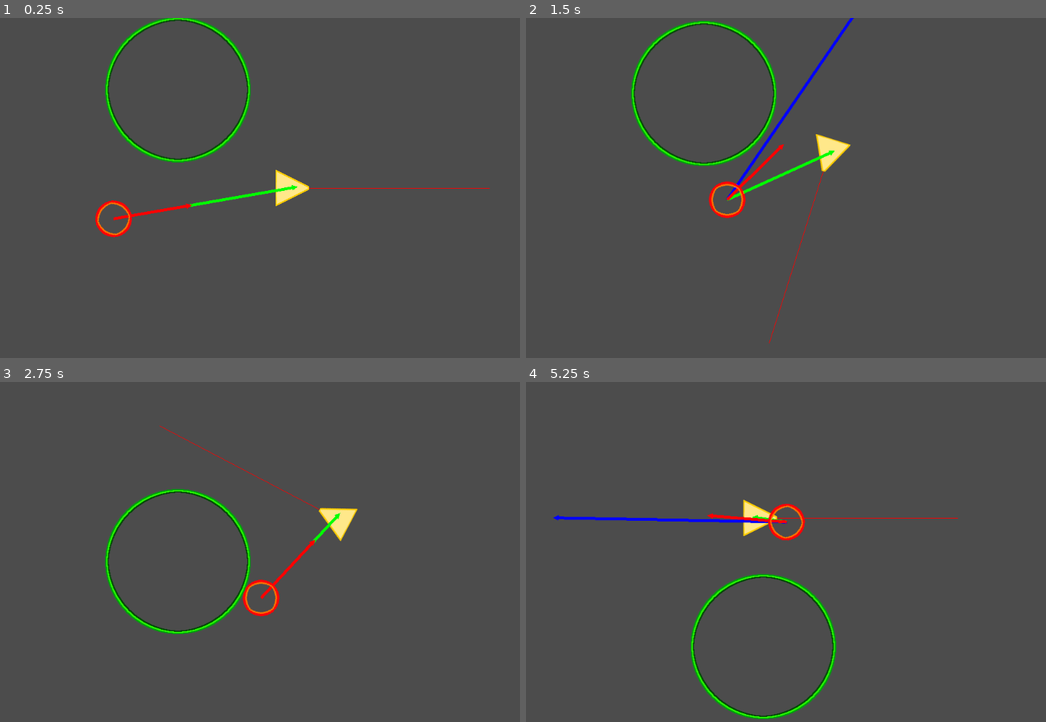
Above: before the commit, frames 1-4 (two rows, left to right).
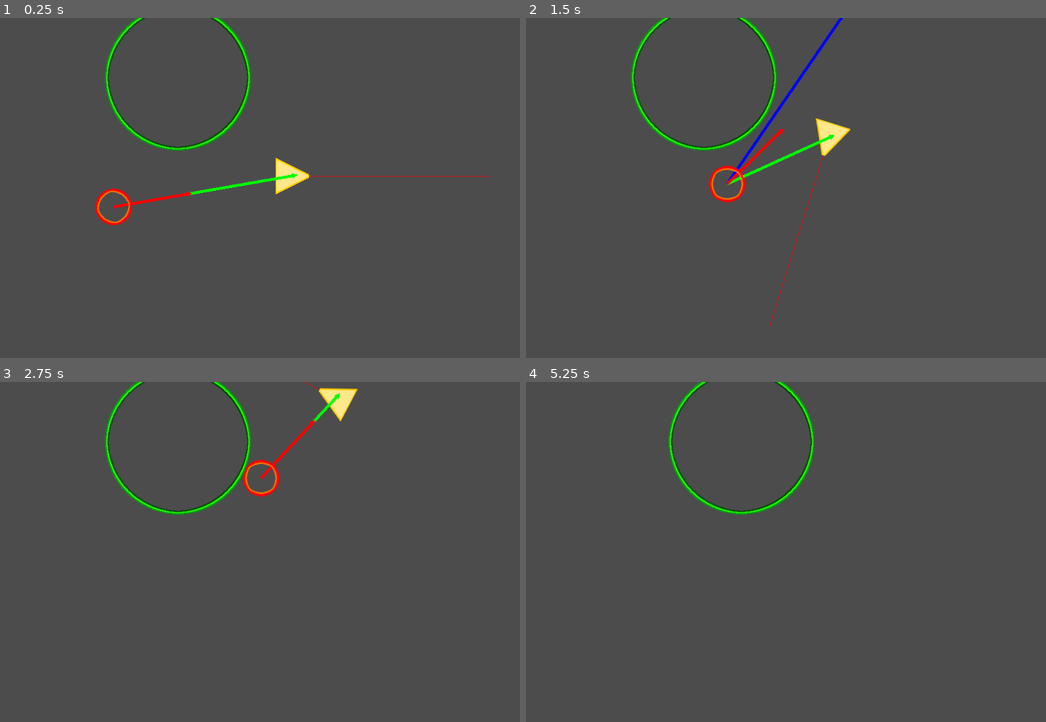
Above: after the commit, the same moments.

Repository: concernedsyndicate/AI
Game: Godot game, scene res://MainScene.tscn
Two runs of this game, one before a commit and one after it. Both use one fixed random seed, a clock stepped at 60 frames per second and the inputs below.
Inputs:
- Up to frame 1 (0.25 s): no input
- Up to frame 2 (1.5 s): hold Right (ui_right) 0.53-1.28 s; hold Down (ui_down) from 1.28 s (still down)
- Up to frame 3 (2.75 s): release Down (ui_down) at 2.03 s; hold Right (ui_right) from 2.03 s (still down)
- Up to frame 4 (5.25 s): release Right (ui_right) at 2.78 s; hold Up (ui_up) 2.78-3.53 s; hold Left (ui_left) 3.53-5.03 s; hold Down (ui_down) from 5.03 s (still down)

The runs differ from the first frame. In frame 1, 3.8% of the frame differs, in the area x 18-95%, y 0-65%; in frame 2, 4.5%, in the area x 20-64%, y 0-96%; in frame 3, 3.9%; in frame 4, 3.3%.

Commit message:
Added map bounds

Diff:
--- a/MainScene.tscn
+++ b/MainScene.tscn
@@ -1,21 +1,25 @@
-[gd_scene load_steps=5 format=2]
+[gd_scene load_steps=6 format=2]
 
-[ext_resource path="res://Nodes/Player.tscn" type="PackedScene" id=1]
-[ext_resource path="res://Nodes/Monster.tscn" type="PackedScene" id=2]
-[ext_resource path="res://Scripts/Monster.gd" type="Script" id=3]
-[ext_resource path="res://Nodes/Obstacle.tscn" type="PackedScene" id=4]
+[ext_resource path="res://Scripts/MapSettings.gd" type="Script" id=1]
+[ext_resource path="res://Nodes/Player.tscn" type="PackedScene" id=2]
+[ext_resource path="res://Nodes/Monster.tscn" type="PackedScene" id=3]
+[ext_resource path="res://Scripts/Monster.gd" type="Script" id=4]
+[ext_resource path="res://Nodes/Obstacle.tscn" type="PackedScene" id=5]
 
-[node name="Node2D" type="Node2D"]
+[node name="Game" type="Node2D"]
 
-[node name="Player" parent="." instance=ExtResource( 1 )]
+[node name="MapSettings" type="Node2D" parent="."]
+script = ExtResource( 1 )
+
+[node name="Player" parent="." instance=ExtResource( 2 )]
 position = Vector2( 578, 279 )
 speed = 350
 rotation_speed = 2.5
 
-[node name="Monster" parent="." instance=ExtResource( 2 )]
+[node name="Monster" parent="." instance=ExtResource( 3 )]
 position = Vector2( 233.992, 338.938 )
-script = ExtResource( 3 )
+script = ExtResource( 4 )
 _sections_unfolded = [ "Transform" ]
 
-[node name="Obstacle" parent="." instance=ExtResource( 4 )]
+[node name="Obstacle" parent="." instance=ExtResource( 5 )]
 position = Vector2( 379.234, 105.524 )
--- /dev/null
+++ b/Scripts/MapSettings.gd
@@ -0,0 +1,15 @@
+tool
+extends Node2D
+
+var map_bounds = Rect2(0, 0, 1200, 1200)
+
+func _ready():
+	var camera = $"../Player/Camera2D"
+
+	camera.limit_top = map_bounds.position.y
+	camera.limit_left = map_bounds.position.x
+	camera.limit_bottom = map_bounds.position.y + map_bounds.size.y
+	camera.limit_right = map_bounds.position.x + map_bounds.size.x
+
+func _draw():
+	if Engine.editor_hint: draw_rect(map_bounds, Color.blue, false)
--- a/Scripts/Monster.gd
+++ b/Scripts/Monster.gd
@@ -1,6 +1,6 @@
 extends Area2D
 
-var target
+onready var target = $"../Player"
 var maxSpeed
 var velocity = Vector2(0,0) # current velocity, works as 'self heading' for now too
 var desiredVelocity
@@ -8,10 +8,7 @@
 var toTargetHeading = Vector2(0,0)
 
 func _ready():
-	set_process(true)
-	target = get_tree().get_root().get_node("Node2D/Player")
 	maxSpeed = 130
-	pass
 
 func _process(delta):
 	update()
